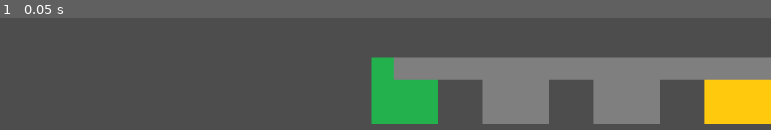
Above: before the commit, frame 1.
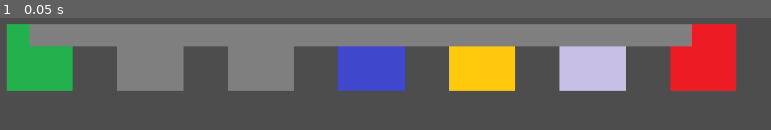
Above: after the commit, the same moment.

Repository: MCardosoP/LLMGameDev
Game: Godot game, scene res://main.tscn
Two runs of this game, one before a commit and one after it. Both use one fixed random seed, a clock stepped at 60 frames per second and the inputs below.
Inputs:
- Up to frame 1 (0.05 s): no input

The runs differ from the first frame. In frame 1, 59% of the frame differs, in the area x 0-100%, y 5-95%.

Commit message:
Experimento 6 + Correção Câmera Godot

Diff:
--- a/tcc-prototipo/level.json
+++ b/tcc-prototipo/level.json
@@ -1,42 +1,58 @@
 {
   "rooms": [
-    {
-      "id": 1,
-      "type": "start"
-    },
-    {
-      "id": 2,
-      "type": "enemy"
-    },
-    {
-      "id": 3,
-      "type": "enemy"
-    },
-    {
-      "id": 4,
-      "type": "treasure"
-    },
-    {
-      "id": 5,
-      "type": "boss"
-    }
+	{
+	  "id": 1,
+	  "type": "start"
+	},
+	{
+	  "id": 2,
+	  "type": "enemy"
+	},
+	{
+	  "id": 3,
+	  "type": "enemy"
+	},
+	{
+	  "id": 4,
+	  "type": "key"
+	},
+	{
+	  "id": 5,
+	  "type": "treasure"
+	},
+	{
+	  "id": 6,
+	  "type": "locked"
+	},
+	{
+	  "id": 7,
+	  "type": "boss"
+	}
   ],
   "connections": [
-    [
-      1,
-      2
-    ],
-    [
-      2,
-      3
-    ],
-    [
-      3,
-      4
-    ],
-    [
-      4,
-      5
-    ]
+	[
+	  1,
+	  2
+	],
+	[
+	  2,
+	  3
+	],
+	[
+	  3,
+	  4
+	],
+	[
+	  4,
+	  5
+	],
+	[
+	  5,
+	  6
+	],
+	[
+	  6,
+	  7
+	]
   ]
 }
--- a/tcc-prototipo/main.gd
+++ b/tcc-prototipo/main.gd
@@ -1,6 +1,7 @@
 extends Node2D
 
 @onready var tilemap = $TileMap
+@onready var camera = $Camera2D
 
 var level_data
 var room_positions = {}
@@ -37,6 +38,7 @@
 
 	position_rooms()
 	generate_connections()
+	fit_camera_to_dungeon()
 
 func position_rooms():
 	var rooms = level_data["rooms"]
@@ -199,3 +201,33 @@
 			0,
 			Vector2i(0, 0)
 		)
+
+func fit_camera_to_dungeon():
+	var used_rect = tilemap.get_used_rect()
+
+	if used_rect.size == Vector2i.ZERO:
+		return
+
+	var tile_size = Vector2(tilemap.tile_set.tile_size)
+
+	var dungeon_center = (
+		Vector2(used_rect.position)
+		+ Vector2(used_rect.size) / 2.0
+	) * tile_size
+
+	camera.position = dungeon_center
+
+	var viewport_size = get_viewport_rect().size
+
+	var dungeon_size = Vector2(used_rect.size) * tile_size
+
+	var margin = 100.0
+
+	dungeon_size += Vector2(margin, margin)
+
+	var zoom_x = viewport_size.x / dungeon_size.x
+	var zoom_y = viewport_size.y / dungeon_size.y
+
+	var zoom_value = min(zoom_x, zoom_y)
+
+	camera.zoom = Vector2(zoom_value, zoom_value)
Not shown, added: experimentos/geracao_dungeons/Experimento6.png
